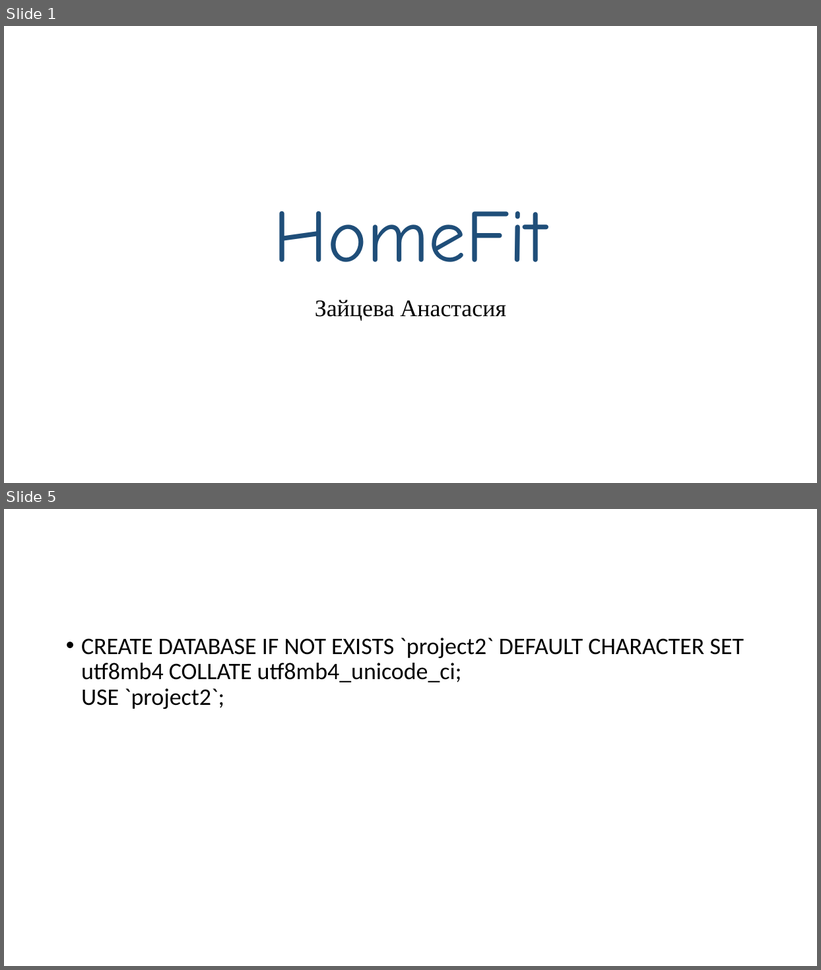
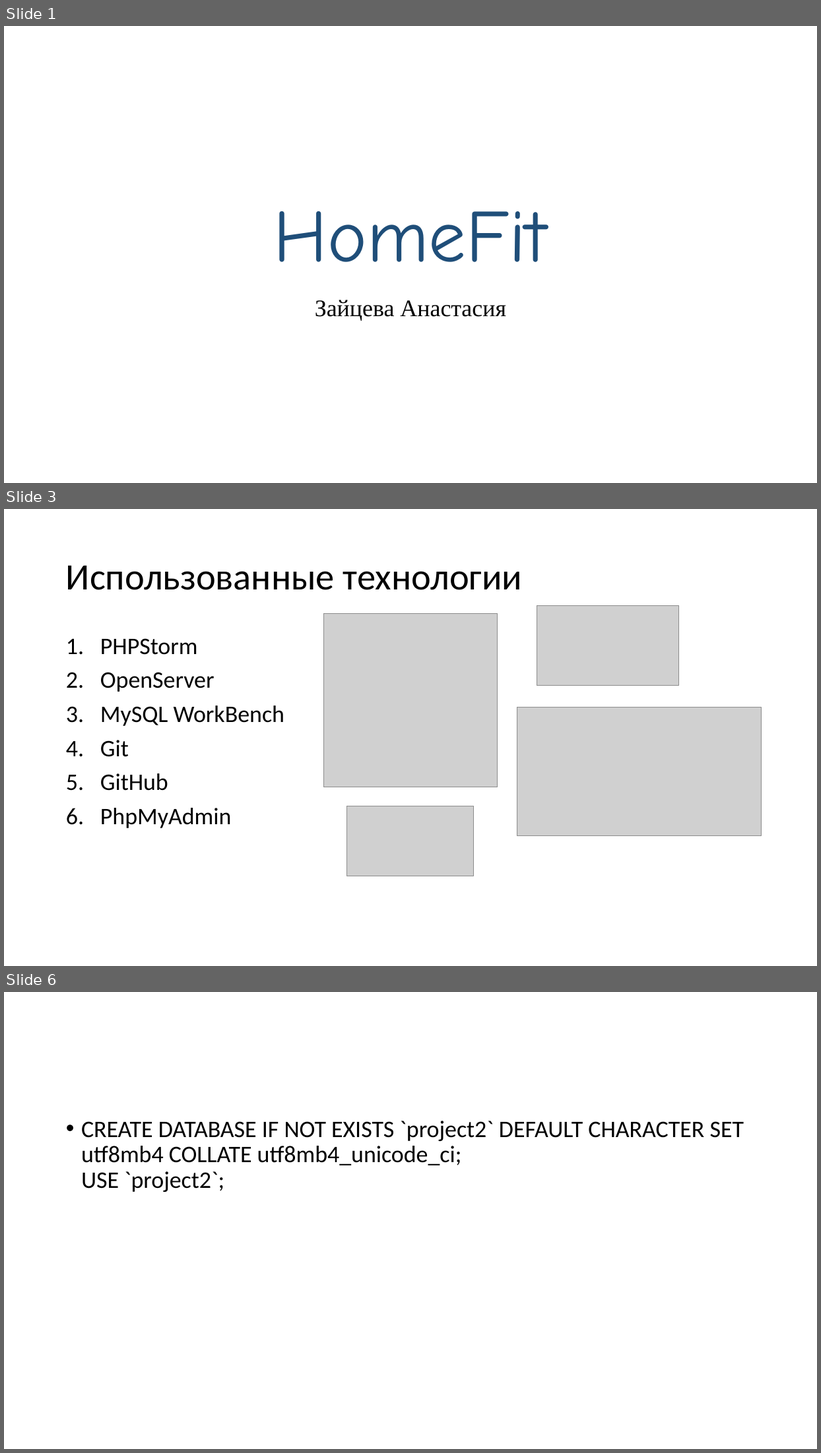
Before and after one commit to zayceva-nastya/pr777, a slide deck: FitHome.pptx. Shown one above the other, each under a label of ours: slides 1 and 5 before the commit, slides 1, 3 and 6 after it; the slides between them are not shown. The pictures are 821x970 and 821x1453 pixels, drawn with LibreOffice and Linux fonts; fonts in the diff are those of the drawing; grey boxes stand for pictures. Boxes give left, top, right and bottom in pixels: in the first picture for what was removed or moved away, otherwise in the second. Text is boxed around its words. In the diff, an @@ line names an element or a change of style, - is before the commit and + after.

```diff
--- a/FitHome.pptx
+++ b/FitHome.pptx
@@ slide 3 added at bbox=[4, 509, 817, 966], background #FFFFFF @@
@@ title added at bbox=[66, 565, 523, 590], 44 pt, text #000000 @@
+Использованные технологии
@@ picture added at bbox=[537, 605, 679, 685] @@
@@ picture added at bbox=[323, 613, 498, 787] @@
@@ text added at bbox=[100, 638, 284, 828], 28 pt, text #000000 @@
+1. PHPStorm
+2. OpenServer
+3. MySQL WorkBench
+4. Git
+5. GitHub
+6. PhpMyAdmin
@@ picture added at bbox=[517, 708, 762, 836] @@
@@ picture added at bbox=[347, 806, 475, 876] @@
@@ what was slide 5 is now slide 6 @@
```
Also in this commit, not shown: 3 slides changed, 1 slide removed, 3 other files.
